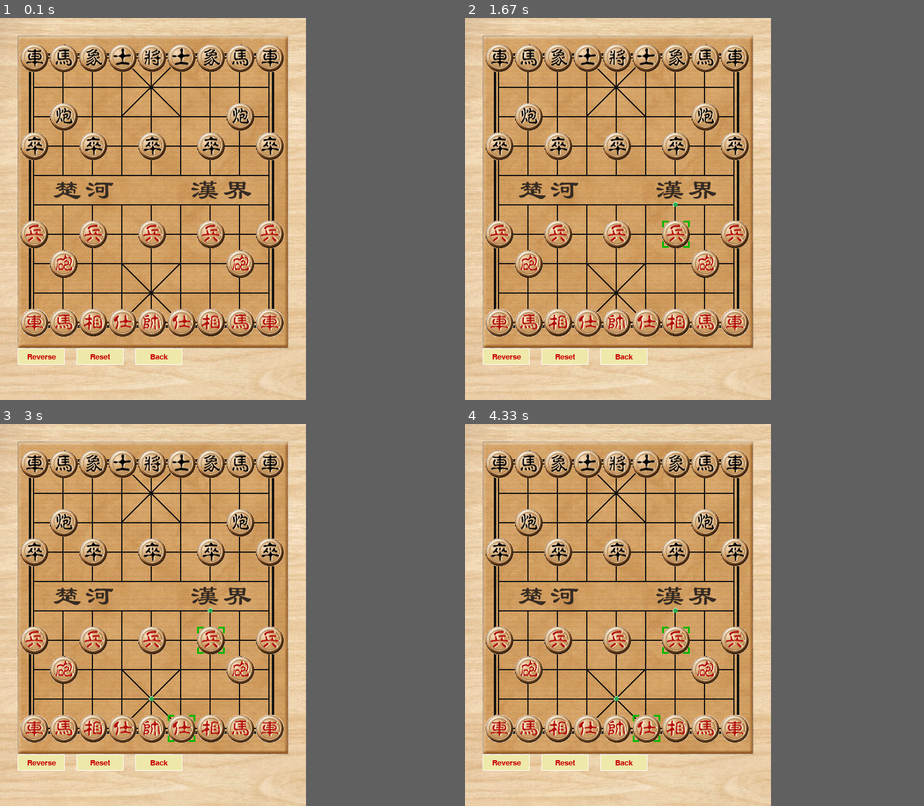
Above: before the commit, frames 1-4 (two rows, left to right).
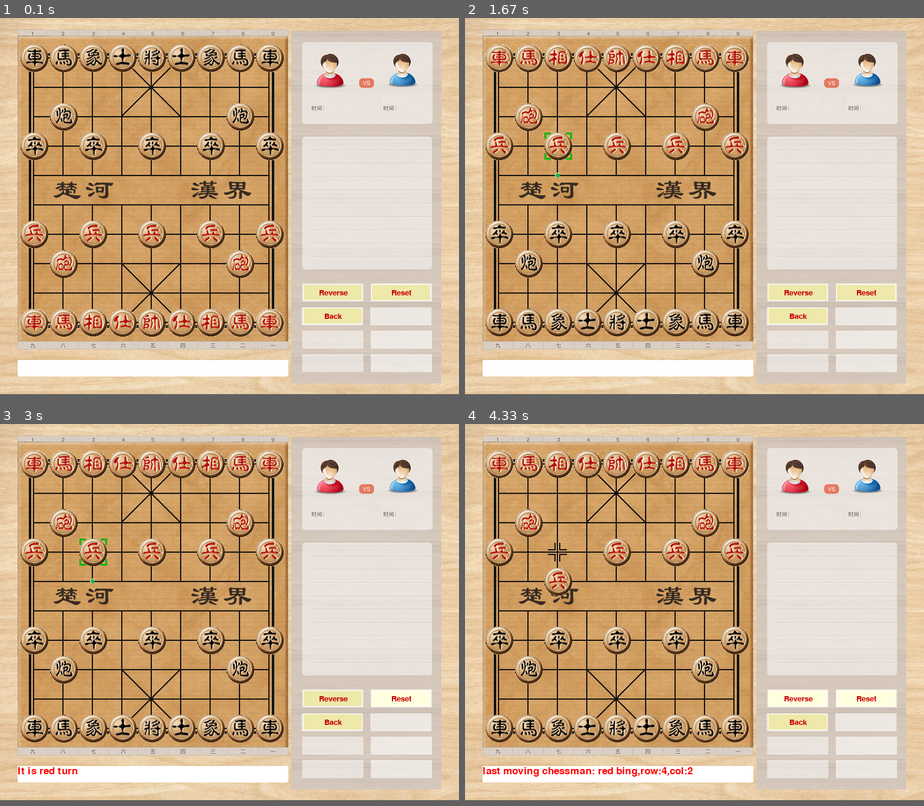
Above: after the commit, the same moments.

Repository: hbuxiaofei/pygame-chess
Game: pygame game, started from main.py
Same seed, same stepped clock (60 frames per second), same inputs: the game is played once before the commit and once after it.
Inputs (mouse positions are in pixels of both pictures, inside the frame that each line leads up to):
- Up to frame 1 (0.1 s): no input
- Up to frame 2 (1.67 s): click (676, 224) at 0.38 s; click (795, 293) at 0.82 s, where only the run after the commit has a clickable "Reverse"; move the mouse to (588, 128) at 1.1 s; click (588, 128) at 1.33 s
- Up to frame 3 (3 s): move the mouse to (188, 741) at 1.7 s; click (188, 741) at 2.02 s; press the mouse at (399, 699) at 2.5 s; move the mouse to (243, 592) at 2.6 s; release the mouse at (91, 485) at 2.73 s
- Up to frame 4 (4.33 s): press the mouse at (864, 699) at 3.4 s; move the mouse to (712, 645) at 3.5 s; release the mouse at (561, 588) at 3.63 s; press the mouse at (795, 699) at 4.2 s; move the mouse to (708, 592) at 4.3 s
The window is 520x650 before the commit and 780x640 after it. Grey fills any space a smaller window leaves; there, only what the larger window draws over its background counts as a difference.

The runs differ from the first frame. In frame 1, 22% of the frame differs, in the area x 3-100%, y 0-99%; in frame 2, 28%; in frame 3, 28%; in frame 4, 28%.

Commit message:
python: add operate image for chess
Signed-off-by: lilei <hbu_lilei@163.com>

Diff:
--- a/Chess/Base.py
+++ b/Chess/Base.py
@@ -227,10 +227,16 @@
         elif KIND_BING == self.kind:
             if abs(rowTo - self.row) + abs(colTo - self.col) != 1:
                 isSuc = 0
-            if 0 == self.riverCrossed and colTo != self.col:
-                isSuc = 0
-            if 1 == self.riverCrossed and ((self.row < 5 and self.row < rowTo ) or (self.row > 5 and self.row > rowTo)):
-                isSuc = 0
+            if 0 == self.riverCrossed:
+                if colTo != self.col:
+                    isSuc = 0
+                if (self.row < 5 and rowTo < self.row):
+                    isSuc = 0
+                if (self.row >= 5 and rowTo > self.row):
+                    isSuc = 0
+            elif 1 == self.riverCrossed:
+                if ((self.row < 5 and self.row < rowTo ) or (self.row >= 5 and self.row > rowTo)):
+                    isSuc = 0
         return isSuc
 
 
--- a/Chess/Board.py
+++ b/Chess/Board.py
@@ -5,13 +5,13 @@
 
 from Chess import Base
 from Chess import Global
-from Chess import Button
 from Chess import Structure
+from Chess import Operate
 
 # 窗口宽度
-WINDOW_WIDTH = 520
+WINDOW_WIDTH = 780
 # 窗口高度
-WINDOW_HEIGHT = 650
+WINDOW_HEIGHT = 640
 
 # 棋盘宽度
 BOARD_WIDTH = 460
@@ -70,10 +70,15 @@
         self.stack = Structure.Stack()
 
         self.bottomImg, rc = Global.load_image("images/bottom.bmp")
+        self.headerImg, rc = Global.load_image("images/header.bmp")
+        self.footerImg, rc = Global.load_image("images/footer.bmp")
         self.groundImg, rc = Global.load_image("images/ground.bmp")
         self.markImg, rc = Global.load_image("images/cur_pos.bmp", 0xffffff)
         self.moveImg, rc = Global.load_image("images/cur_move.bmp", 0xffffff)
         self.resetBorad()
+
+        # 操作面板
+        self.operatePanel = Operate.Panel(self.window, BOARD_TOP//2, BOARD_WIDTH + BOARD_LEFT)
 
     def reverseBoard(self):
         """ 反转棋盘 """
@@ -158,17 +163,15 @@
                 top = self.curRow * BOARD_GAP + BOARD_TOP
                 self.window.blit(self.markImg, (left, top))
 
-                for pos in self.chessmanGetPoints():
-                    top = pos[0] * BOARD_GAP + BOARD_TOP
-                    left = pos[1] * BOARD_GAP + BOARD_LEFT
-                    self.window.blit(self.moveImg, (left, top))
 
     def redrawBorad(self):
         ''' 根据每个单元格对应的棋子重绘棋盘 '''
 
         self.window.fill((0,0,0))
         self.window.blit(self.bottomImg, (0, 0))
+        self.window.blit(self.headerImg, (30, 20))
         self.window.blit(self.groundImg, (30, 30))
+        self.window.blit(self.footerImg, (30, 550))
 
         # 显示所有棋子
         for key in self.board.keys():
@@ -184,7 +187,13 @@
             if self.curRow == chessman.row and self.curCol == chessman.col:
                 self.window.blit(self.markImg, (left, top))
 
-        Button.refresh()
+        # 提示可走路径
+        for pos in self.chessmanGetPoints():
+            top = pos[0] * BOARD_GAP + BOARD_TOP
+            left = pos[1] * BOARD_GAP + BOARD_LEFT
+            self.window.blit(self.moveImg, (left, top))
+        # 刷新操作面板
+        self.operatePanel.refresh()
 
     def showTipInfo(self):
         ''' 在棋盘底部显示提示信息 '''
@@ -192,7 +201,7 @@
         # 把文字显示到窗口上
         text, textpos = Global.load_font(self.tipInfo)
         # textpos.centerx = self.window.get_rect().centerx
-        textpos = pygame.locals.Rect(BOARD_COL, BOARD_ROW + BOARD_HEIGHT + 50, 460, 28)
+        textpos = pygame.locals.Rect(BOARD_COL, BOARD_ROW + BOARD_HEIGHT + 20, 460, 28)
         # 显示内容
         pygame.draw.rect(self.window, (255,255,255), textpos, 0)
         # 显示边框
@@ -216,16 +225,16 @@
         return 1
 
     def chessmanGetPoints(self):
+        points = []
         if (self.curRow, self.curCol) not in self.board.keys():
-            return None
+            return points
         chessman = self.board[(self.curRow, self.curCol)]
         if chessman == None:
-            return None
-
-        points = []
+            return points
         for pos in chessman.getMovePoints():
             if self.chessmanTryMove(pos[0], pos[1]) == True:
                 points.append(pos)
+        print(points)
         return points
 
     def chessmanTryMove(self, rowTo, colTo):
--- a/Chess/Button.py
+++ b/Chess/Button.py
@@ -20,9 +20,8 @@
     """ 按钮类
     """
 
-    def __init__(self, win, board, text, x, y, w, h, cb=None, arg=None):
+    def __init__(self, win, text, x, y, w, h, cb=None, arg=None):
         self._win = win
-        self._board = board
         self._text = text
         self._x = x
         self._y = y
@@ -56,43 +55,47 @@
                 self._color = BUTTON_DOWN_COLOR
 
 
+class GuiButtonBox(object):
+    def __init__(self, win, row, col):
+        self._win = win
+        self._row = row
+        self._col = col
+        self._button_list = get_button_list()
+
+    def init(self, board):
+        self._button_list.clear()
+
+        # 翻转棋盘按钮 BOARD_COL, BOARD_ROW + BOARD_HEIGHT
+        btn = GuiButton(self._win, "Reverse",
+                self._col, self._row,
+                101, 28, cb_reverse_board, board)
+        self._button_list.append(btn)
+
+        # 重置棋盘按钮
+        btn = GuiButton(self._win, "Reset",
+                self._col + 116, self._row,
+                101, 28, cb_reset_board, board)
+        self._button_list.append(btn)
+
+        # 回退按钮
+        btn = GuiButton(self._win, "Back",
+                self._col, self._row + 40,
+                101, 28, cb_back_board, board)
+        self._button_list.append(btn)
+
+    def refresh(self):
+        for button in self._button_list:
+            button.refresh()
+
+
+    def process(self, pos, mouse):
+        for button in self._button_list:
+            button.process(pos, mouse)
+
+
 def get_button_list():
     global button_list
     return button_list
-
-
-def refresh():
-    for button in get_button_list():
-        button.refresh()
-
-
-def process(pos, mouse):
-    for button in get_button_list():
-        button.process(pos, mouse)
-
-
-def init(win, board):
-    btn_list = get_button_list()
-    btn_list.clear()
-
-    # 翻转棋盘按钮 BOARD_COL, BOARD_ROW + BOARD_HEIGHT
-    btn = GuiButton(win, board, "Reverse",
-            Board.BOARD_COL, Board.BOARD_ROW + Board.BOARD_HEIGHT,
-            80, 28, cb_reverse_board, board)
-    btn_list.append(btn)
-
-    # 重置棋盘按钮
-    btn = GuiButton(win, board, "Reset",
-            Board.BOARD_COL + 100, Board.BOARD_ROW + Board.BOARD_HEIGHT,
-            80, 28, cb_reset_board, board)
-    btn_list.append(btn)
-
-    # 回退按钮
-    btn = GuiButton(win, board, "Back",
-            Board.BOARD_COL + 200, Board.BOARD_ROW + Board.BOARD_HEIGHT,
-            80, 28, cb_back_board, board)
-    btn_list.append(btn)
-
 
 def cb_reverse_board(board=None):
     if board != None:
--- /dev/null
+++ b/Chess/Operate.py
@@ -0,0 +1,29 @@
+# -*- coding: utf-8 -*-
+import pygame
+
+from Chess import Board
+from Chess import Global
+from Chess import Button
+
+
+class Panel(object):
+
+    def __init__(self, win, row, col):
+        self._win = win
+        self._row = row
+        self._col = col
+
+        self._button_box = Button.GuiButtonBox(win, row + 431, col + 20)
+
+        self._info_image, rc = Global.load_image("images/operate.bmp")
+
+    def refresh(self):
+        self._win.blit(self._info_image, (self._col, self._row))
+        self._button_box.refresh()
+
+
+    def button_init(self, board):
+        self._button_box.init(board)
+
+    def button_process(self, pos, mouse):
+        self._button_box.process(pos, mouse)
--- a/main.py
+++ b/main.py
@@ -4,7 +4,7 @@
 from pygame.locals import *
 
 from Chess import Board
-from Chess import Button
+from Chess import Operate
 
 
 def main():
@@ -21,7 +21,9 @@
 
     # 象棋棋盘类
     chessbord = Board.ChessBoard(window)
-    Button.init(window, chessbord)
+
+    # 操作面板按钮初始化
+    chessbord.operatePanel.button_init(chessbord)
 
     chessbord.redrawBorad()
 
@@ -32,32 +34,32 @@
         # 更新显示
         pygame.display.update()
         moveResult = 0
-        for event in pygame.event.get():
-            if event.type == pygame.QUIT: # 如果关闭窗口,退出
-                print("press pygame.QUIT")
+
+        # 等待并从队列中获取一个事件
+        event = pygame.event.wait()
+
+        if event.type == pygame.QUIT: # 如果关闭窗口,退出
+            print("press pygame.QUIT")
+            mainloop = False
+            break
+        elif event.type == pygame.KEYDOWN:
+            if event.key == pygame.K_ESCAPE: # 如果按下Esc键,退出
+                print("press pygame.K_ESCAPE")
                 mainloop = False
                 break
-            elif event.type == pygame.KEYDOWN:
-                if event.key == pygame.K_ESCAPE: # 如果按下Esc键,退出
-                    print("press pygame.K_ESCAPE")
-                    mainloop = False
-                    break
-            elif event.type ==  pygame.MOUSEBUTTONDOWN or event.type ==  pygame.MOUSEBUTTONUP:
-                (xPos, yPos) = pygame.mouse.get_pos()
-                mouse = pygame.mouse.get_pressed()
-                if not mouse[0]:
-                    row = (yPos - Board.BOARD_TOP) // Board.BOARD_GAP
-                    col = (xPos - Board.BOARD_LEFT) // Board.BOARD_GAP
-                    moveResult = chessbord.moveChess(row, col)
-                Button.process((xPos, yPos), mouse)
-            else:
-                print("press othre key: %s" % event.type)
-                break
-        if moveResult == 1:
-            chessbord.redrawBorad()
-            chessbord.showTipInfo()
-            # 更新显示
-            #  pygame.display.update()
+        elif event.type ==  pygame.MOUSEBUTTONDOWN or event.type ==  pygame.MOUSEBUTTONUP:
+            (xPos, yPos) = pygame.mouse.get_pos()
+            mouse = pygame.mouse.get_pressed()
+            if not mouse[0]:
+                row = (yPos - Board.BOARD_TOP) // Board.BOARD_GAP
+                col = (xPos - Board.BOARD_LEFT) // Board.BOARD_GAP
+                moveResult = chessbord.moveChess(row, col)
+            chessbord.operatePanel.button_process((xPos, yPos), mouse)
+        else:
+            print("press othre key: %s" % event.type)
+
+        chessbord.redrawBorad()
+        chessbord.showTipInfo()
 
     pygame.quit()
     sys.exit()
Binary file added: images/footer.bmp
Binary file added: images/header.bmp
Binary file added: images/operate.bmp
